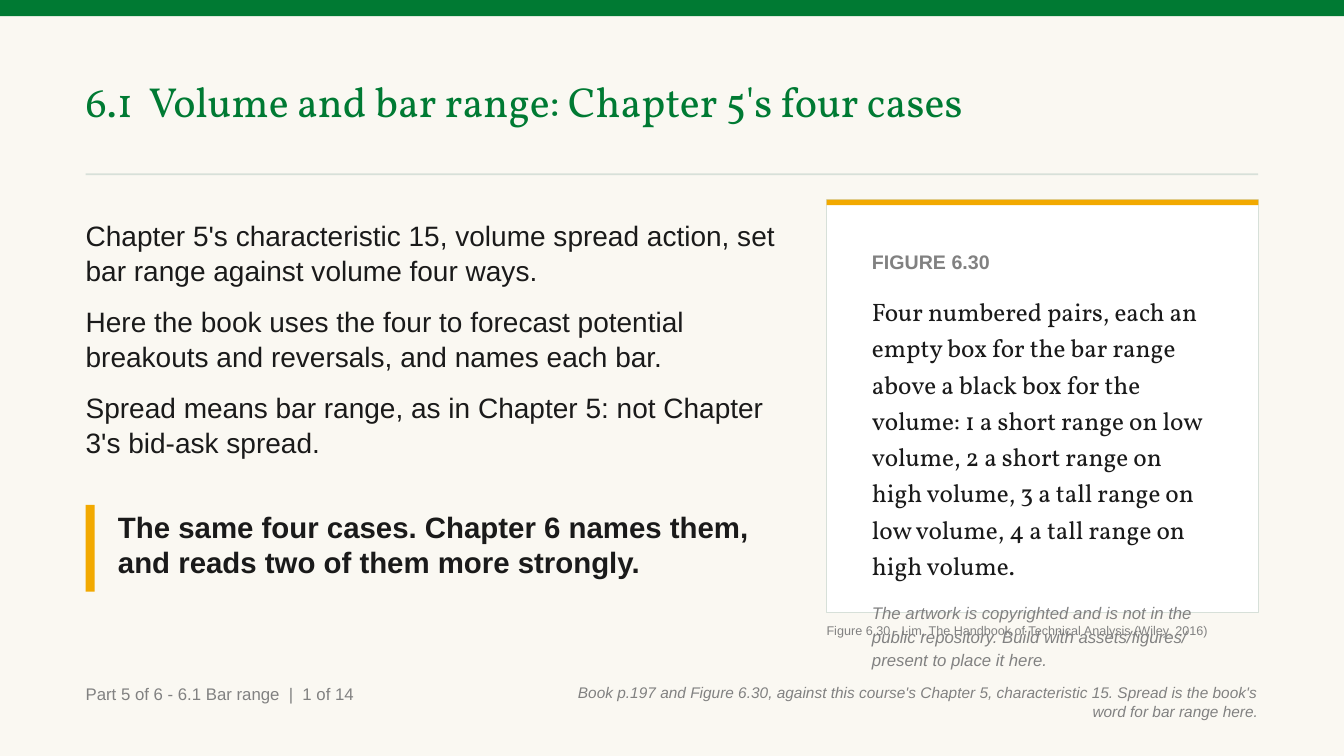
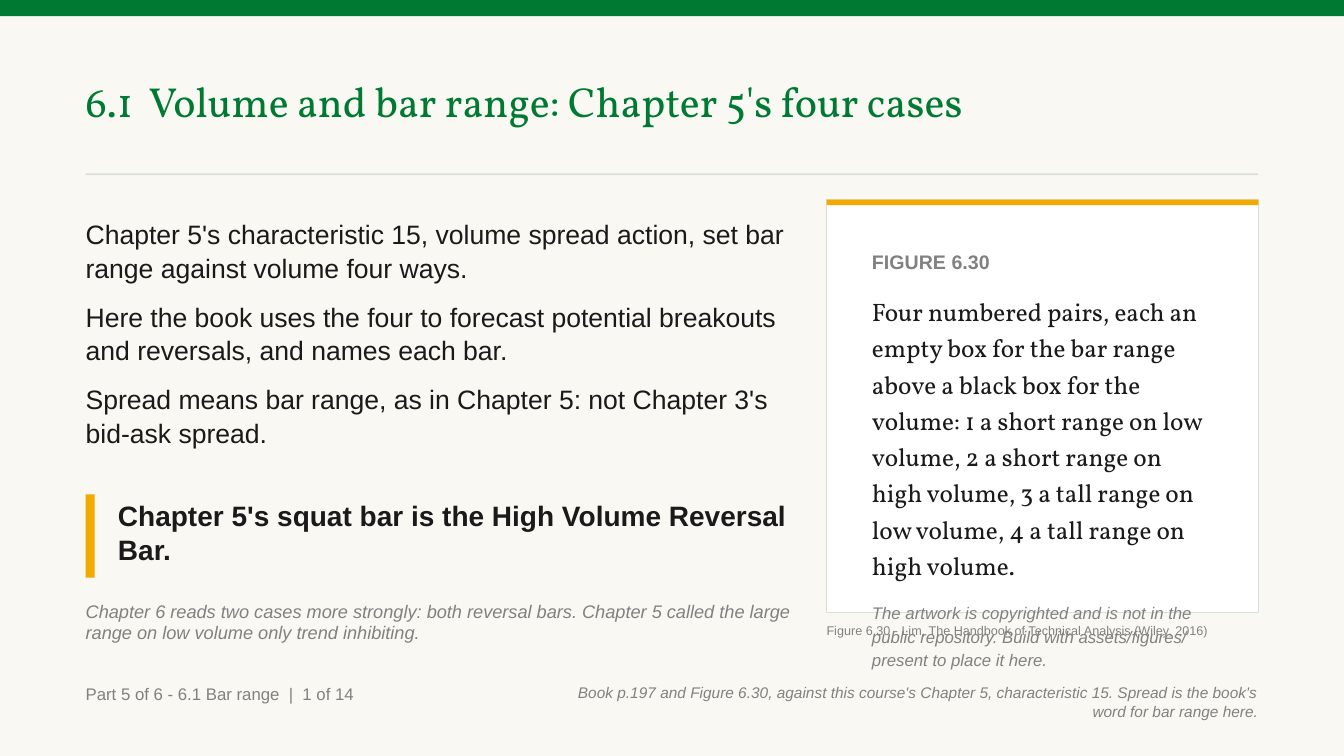
Before and after one commit to benjiesotelo-sudo/Telos_FIN1209, a slide deck: slide 94 of chapter-06/FIN1209-Chapter-06.pptx. Drawn at 1344x756 pixels with LibreOffice and Linux fonts; fonts in the diff are those of the drawing. Boxes give left, top, right and bottom in pixels: in the first picture for what was removed or moved away, otherwise in the second. Text is boxed around its words. In the diff, an @@ line names an element or a change of style, - is before the commit and + after.

```diff
--- a/chapter-06/FIN1209-Chapter-06.pptx
+++ b/chapter-06/FIN1209-Chapter-06.pptx
@@ text "Chapter 5's characteristic 15, volume ..." at bbox=[86, 224, 783, 448]: size 20 to 19 pt @@
@@ rectangle: place and size @@
-rectangle at bbox=[86, 505, 95, 592]
+rectangle at bbox=[86, 495, 95, 579]
@@ text added at bbox=[118, 505, 786, 561], 20 pt, text #1A1A1A, bold @@
+Chapter 5's squat bar is the High Volume Reversal Bar.
@@ text removed at bbox=[118, 516, 748, 579] @@
-The same four cases. Chapter 6 names them, and reads two of them more strongly.
@@ text added at bbox=[86, 605, 790, 643], 13 pt, text #818181, italic @@
+Chapter 6 reads two cases more strongly: both reversal bars. Chapter 5 called the large range on low volume only trend inhibiting.
```
Also in this commit, not shown: 20 other slides changed, 7 other files.
